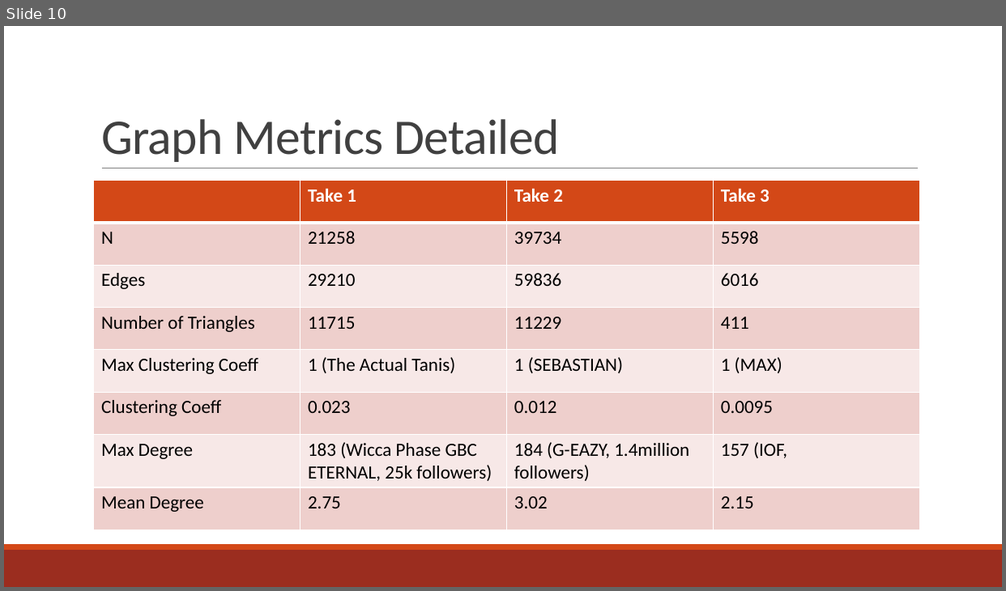
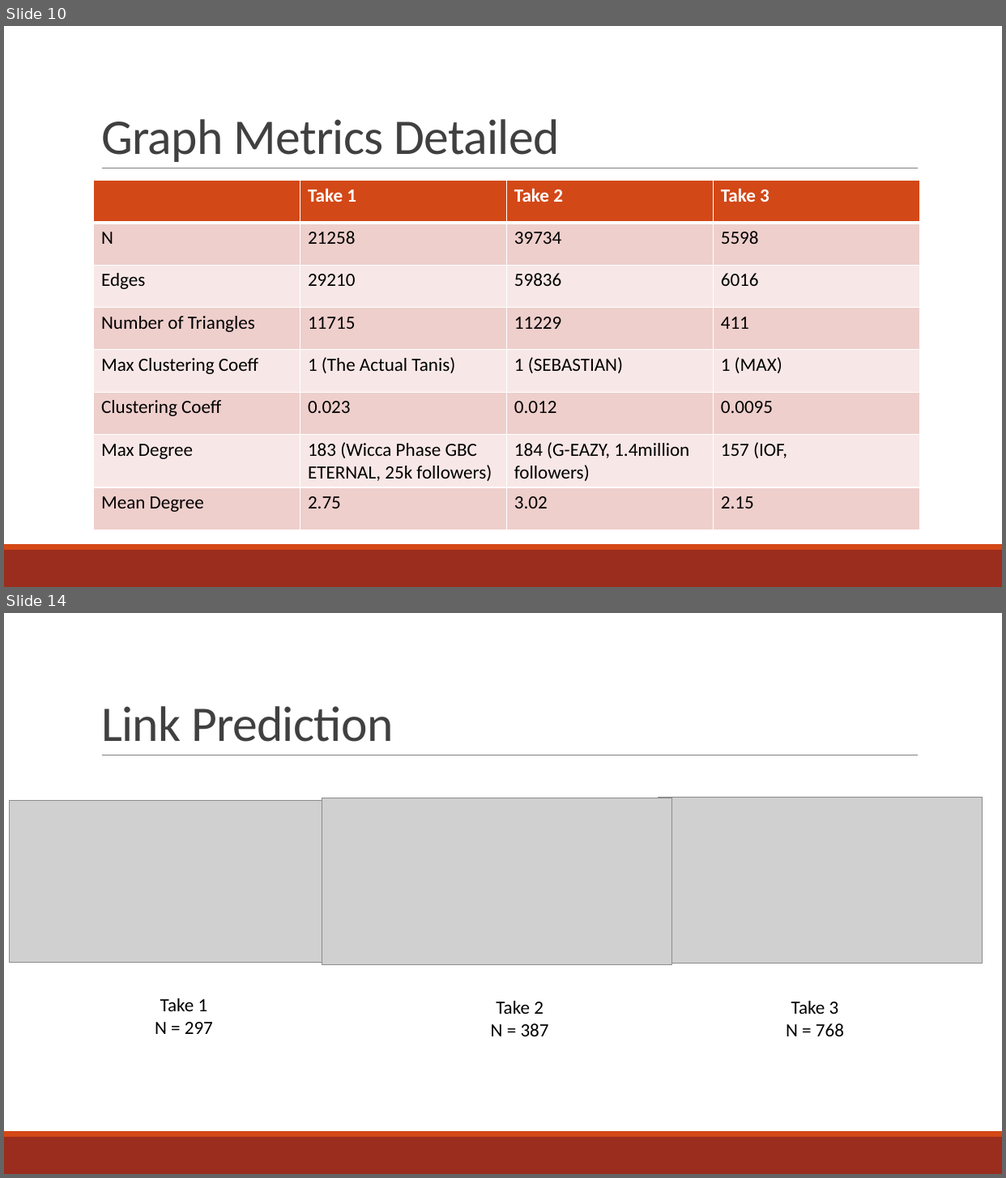
Before and after one commit to godleyanchor/soundcloud_crawler, a slide deck: Presentation.pptx. Shown one above the other, each under a label of ours: slide 10 before the commit, slides 10 and 14 after it; the slides between them are not shown. The pictures are 1006x591 and 1006x1178 pixels, drawn with LibreOffice and Linux fonts; fonts in the diff are those of the drawing; grey boxes stand for pictures. Boxes give left, top, right and bottom in pixels: in the first picture for what was removed or moved away, otherwise in the second. Text is boxed around its words. In the diff, an @@ line names an element or a change of style, - is before the commit and + after.

```diff
--- a/Presentation.pptx
+++ b/Presentation.pptx
@@ slide 14 added at bbox=[4, 613, 1002, 1174], background #FFFFFF; not listed: 3 template elements that a slide beside it also shows @@
@@ title added at bbox=[101, 706, 393, 742], 48 pt, text #404040 @@
+Link Prediction
@@ picture added at bbox=[9, 801, 348, 963] @@
@@ picture added at bbox=[322, 798, 671, 965] @@
@@ picture added at bbox=[658, 797, 983, 964] @@
@@ text added at bbox=[155, 999, 213, 1034], 18 pt, text #000000 @@
+Take 1
+N = 297
@@ text added at bbox=[491, 1001, 549, 1037], 18 pt, text #000000 @@
+Take 2
+N = 387
@@ text added at bbox=[786, 1001, 844, 1037], 18 pt, text #000000 @@
+Take 3
+N = 768
```
Also in this commit, not shown: 2 slides changed, 3 other slides added, 10 other files.
